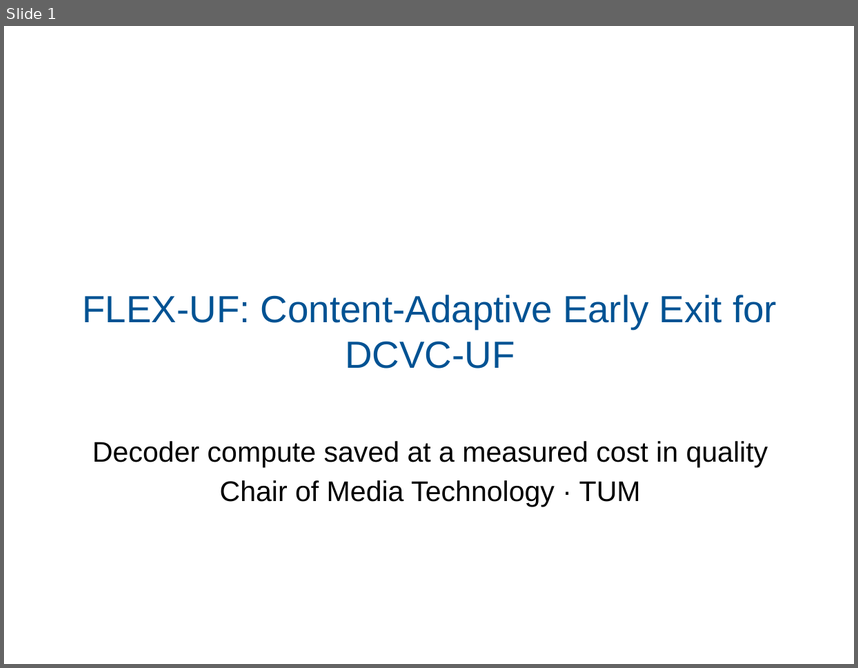
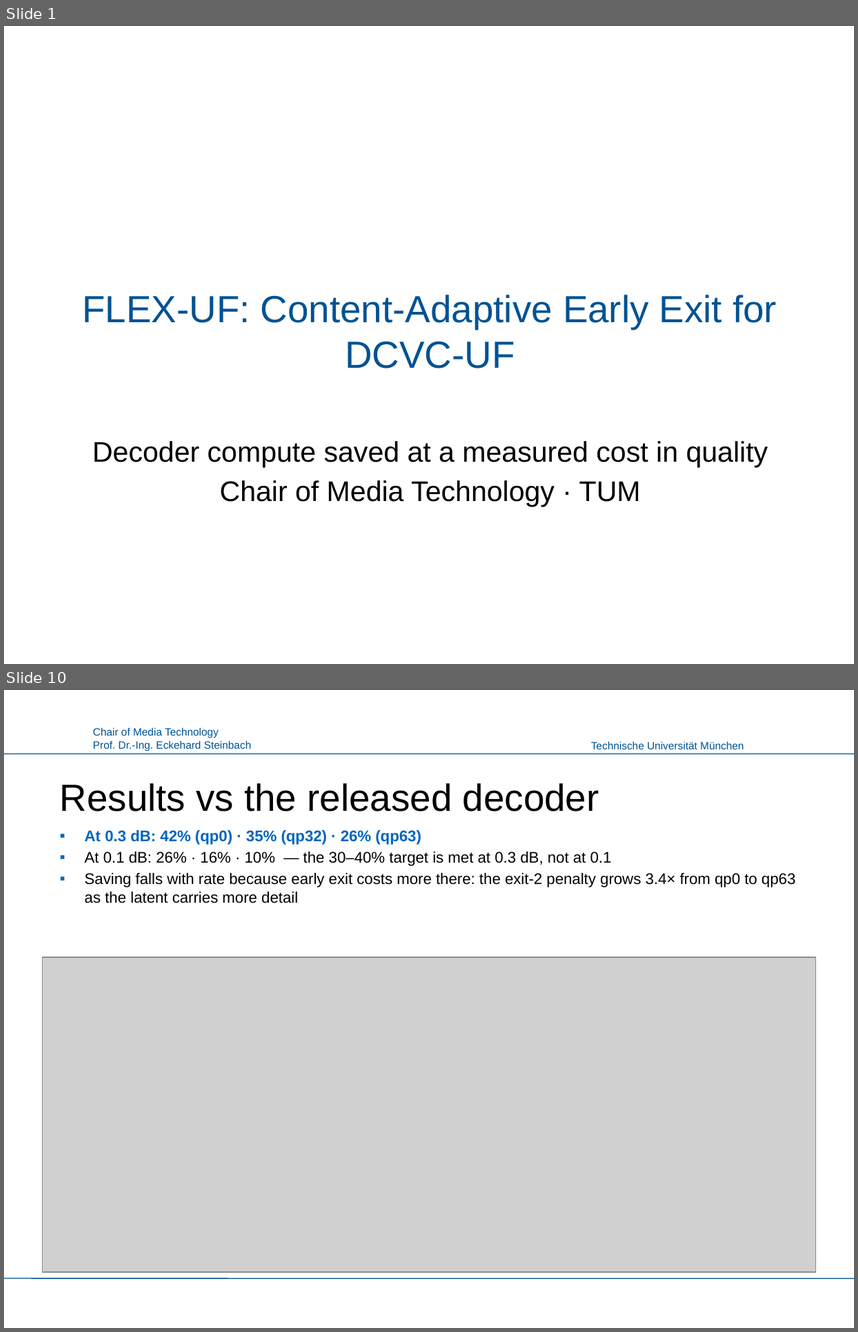
Before and after one commit to canerim/FLEX-FLOP, a slide deck: paper/FLEX-UF_LMT.pptx. Shown one above the other, each under a label of ours: slide 1 before the commit, slides 1 and 10 after it; the slides between them are not shown. The pictures are 858x668 and 858x1332 pixels, drawn with LibreOffice and Linux fonts; fonts in the diff are those of the drawing; grey boxes stand for pictures; background and template pictures are left out. Boxes give left, top, right and bottom in pixels: in the first picture for what was removed or moved away, otherwise in the second. Text is boxed around its words. In the diff, an @@ line names an element or a change of style, - is before the commit and + after.

```diff
--- a/paper/FLEX-UF_LMT.pptx
+++ b/paper/FLEX-UF_LMT.pptx
@@ slide 10 added at [4, 690, 854, 1328], background #FFFFFF @@
@@ text added at [93, 727, 252, 751], 9 pt, text #005293 @@
+Chair of Media Technology
+Prof. Dr.-Ing. Eckehard Steinbach
@@ text added at [591, 741, 744, 749], 9 pt, text #005293 @@
+Technische Universität München
@@ line added from (4, 753) to (854, 753), #005293 0.75 pt @@
@@ title added at [60, 783, 599, 811], 32 pt, text #000000 @@
+Results vs the released decoder
@@ text added at [85, 830, 795, 903], 13 pt, text #000000 @@
+▪ At 0.3 dB: 42% (qp0) · 35% (qp32) · 26% (qp63)
+▪ At 0.1 dB: 26% · 16% · 10% — the 30–40% target is met at 0.3 dB, not at 0.1
+▪ Saving falls with rate because early exit costs more there: the exit-2 penalty grows 3.4× from qp0 to qp63 as the latent carries more detail
@@ picture added at [42, 957, 816, 1272] @@
@@ line added from (4, 1279) to (854, 1279), #005293 0.75 pt @@
```
Also in this commit, not shown: 5 slides changed, 5 other slides added, 6 slides removed, 3 other files.
